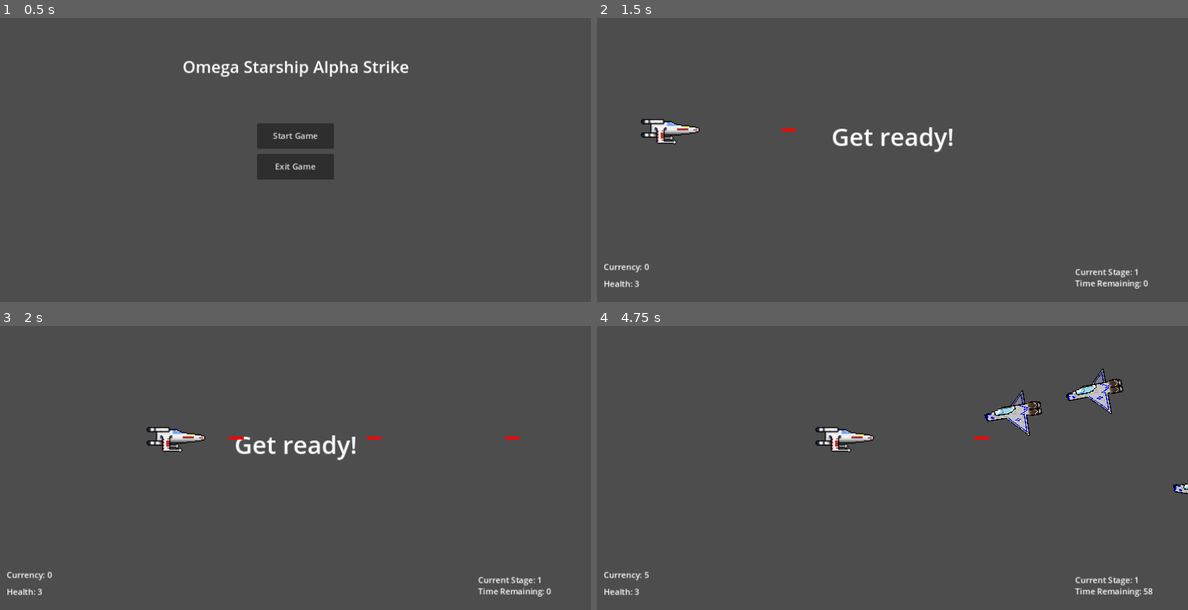
Above: before the commit, frames 1-4 (two rows, left to right).
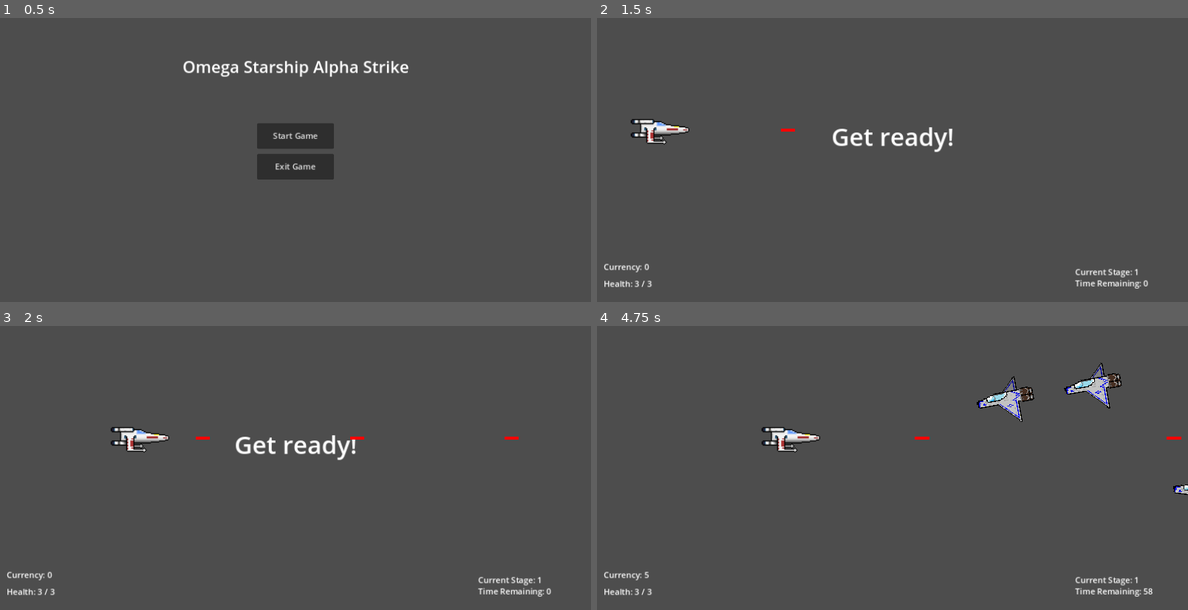
Above: after the commit, the same moments.

Repository: JesseGilbertVA/project-rename
Game: Godot game, scene res://start_menu.tscn
Two runs of this game, one before a commit and one after it. Both use one fixed random seed, a clock stepped at 60 frames per second and the inputs below.
Inputs:
- Up to frame 1 (0.5 s): no input
- Up to frame 2 (1.5 s): click "Start Game" at 0.5 s; tap Enter at 1.25 s; hold Right (move_right) from 1.28 s (still down); hold Space (shoot) from 1.28 s (still down)
- Up to frame 3 (2 s): keep holding Right (move_right); keep holding Space (shoot)
- Up to frame 4 (4.75 s): release Right (move_right) at 2.03 s; release Space (shoot) at 2.03 s; hold Down (move_down) 2.03-2.78 s; tap Space (shoot) at 2.1, 3.6 s; hold Right (move_right) 2.78-3.53 s; hold Space (shoot) 2.78-3.53 s; hold Up (move_up) 3.53-4.28 s; hold Left (move_left) from 4.28 s (still down); hold Space (shoot) from 4.28 s (still down)

Frame 1 is identical in both runs. In frame 2, 0.5% of the frame differs, in the area x 5-34%, y 35-95%; in frame 3, 1.0%; in frame 4, 2.7%, in the area x 7-100%, y 12-95%.
Error before the commit: Invalid assignment of property or key 'death_to_all' with value of type 'bool' on a base object of type 'Node (globals.gd)'. (res://StartMenu.gd:11)

Commit message:
player shield

Diff:
--- a/HUD.gd
+++ b/HUD.gd
@@ -8,7 +8,7 @@
 
 # Called every frame. 'delta' is the elapsed time since the previous frame.
 func _process(delta):
-	$Health.text = "Health: " + str(globals.player_health)
+	$Health.text = "Health: " + str(globals.player_health) + " / " + str(globals.max_player_health)
 	$Currency.text = "Currency: " + str(globals.player_currency)
 	$CurrentStage.text = "Current Stage: " + str(globals.stage_level)
 
--- a/Player.gd
+++ b/Player.gd
@@ -1,16 +1,20 @@
 extends Area2D
 
-@export var speed = 400
+@export var speed = 300
 @export var Bullet : PackedScene
 @export var TriLaser : PackedScene
 var screen_size
 var cooldown = 0.3
+var shield_active = false
 
 signal player_hit
 
 # Called when the node enters the scene tree for the first time.
 func _ready():
 	screen_size = get_viewport_rect().size
+	if globals.player_shield == true:
+		shield_active = true
+		$ShieldSprite.show()
 
 
 # Called every frame. 'delta' is the elapsed time since the previous frame.
@@ -30,7 +34,7 @@
 	#I have no idea what I am doing
 	velocity = velocity.normalized() * speed
 	position += velocity * delta
-	position.x = clamp(position.x, 30, screen_size.x - 30)
+	position.x = clamp(position.x, 50, screen_size.x - 50)
 	position.y = clamp(position.y, 30, screen_size.y - 30) #I DONT KNOW IF THIS IS THE BEST WAY TO HANDLE THIS KEEP IT IN MIND IF I NEED TO FIX IT
 	#position = position.clamp(Vector2.ZERO, screen_size) #SAVING THIS OLD LINE JUST IN CASE
 
@@ -42,17 +46,22 @@
 		2: #tri laser
 			if Input.is_action_pressed("shoot") and cooldown <= 0:
 				triple_shoot()
-				cooldown = 0.3
+				cooldown = 0.5
 		3: #death to all who enter laser
 			if Input.is_action_pressed("shoot"):
 				basic_shoot()
 
 
 func _on_body_entered(body):
-	print('player hit')
-	player_hit.emit()
-	globals.player_health -= 1
-	body.queue_free()
+	if shield_active == true:
+		$ShieldSprite.hide()
+		shield_active = false
+		body.queue_free()
+	else:
+		print('player hit')
+		player_hit.emit()
+		globals.player_health -= 1
+		body.queue_free()
 
 # lowercase b is a fucking horrible name for this variable, but basically all we are doing is declaring that as the bullet we are creating
 func basic_shoot():
--- a/StartMenu.gd
+++ b/StartMenu.gd
@@ -8,7 +8,7 @@
 	globals.stage_level = 1
 	globals.player_currency = 0
 	globals.max_player_health = 3
-	globals.death_to_all = false
+	globals.weapon_type = 1
 
 # Called every frame. 'delta' is the elapsed time since the previous frame.
 func _process(delta):
--- a/Store.gd
+++ b/Store.gd
@@ -9,20 +9,8 @@
 
 # Called every frame. 'delta' is the elapsed time since the previous frame.
 func _process(delta):
-	$Health.text = "Health: " + str(globals.player_health)
+	$Health.text = "Health: " + str(globals.player_health) + " / " + str(globals.max_player_health)
 	$Currency.text = "Currency: " + str(globals.player_currency)
-
-
-func _on_button_pressed():
-	print("Deducted player currency by 10.")
-	globals.player_currency -= 10
-	print("Playern now has: " + str(globals.player_currency))
-
-
-func _on_button_2_pressed():
-	print("Deducted player currency by 5.")
-	globals.player_currency -= 5
-	print("Playern now has: " + str(globals.player_currency))
 
 
 func _on_next_stage_pressed():
@@ -59,6 +47,12 @@
 
 
 func _on_tri_laser_pressed():
-	if globals.player_currency >= 5000 and globals.weapon_type != 2:
+	if globals.player_currency >= 3333 and globals.weapon_type != 2:
 		globals.weapon_type = 2
-		globals.player_currency -= 5000
+		globals.player_currency -= 3333
+
+
+func _on_player_shield_pressed():
+	if globals.player_currency >= 1000 and globals.player_shield == false:
+		globals.player_shield = true
+		globals.player_currency -= 1000
--- a/globals.gd
+++ b/globals.gd
@@ -2,12 +2,13 @@
 
 #Global variables
 var stage_level = 1
-var player_currency = 50000
+var player_currency = 500000
 var player_health = 3
 var max_player_health = 3 #Technically an upgradable item but whatever
 
 #Weapons/Upgrades/PowerUps
 var weapon_type = 1 #We need to document which weapon type belongs to which number association
+var player_shield = false
 
 # Called when the node enters the scene tree for the first time.
 func _ready():
--- a/hud.tscn
+++ b/hud.tscn
@@ -6,6 +6,7 @@
 script = ExtResource("1_65rpq")
 
 [node name="GetReady" type="Label" parent="."]
+top_level = true
 anchors_preset = 8
 anchor_left = 0.5
 anchor_top = 0.5
@@ -21,6 +22,7 @@
 text = "Get ready!"
 
 [node name="Currency" type="Label" parent="."]
+top_level = true
 offset_left = 13.0
 offset_top = 568.0
 offset_right = 92.0
@@ -28,6 +30,7 @@
 text = "Currency: "
 
 [node name="Health" type="Label" parent="."]
+top_level = true
 offset_left = 13.0
 offset_top = 601.0
 offset_right = 73.0
@@ -38,6 +41,7 @@
 wait_time = 2.0
 
 [node name="TimeRemaining" type="Label" parent="."]
+top_level = true
 offset_left = 932.0
 offset_top = 600.0
 offset_right = 1065.0
@@ -45,6 +49,7 @@
 text = "Time Remaining: "
 
 [node name="CurrentStage" type="Label" parent="."]
+top_level = true
 offset_left = 932.0
 offset_top = 578.0
 offset_right = 1065.0
--- a/player.tscn
+++ b/player.tscn
@@ -1,9 +1,10 @@
-[gd_scene load_steps=9 format=3 uid="uid://ofgyhkajy7qp"]
+[gd_scene load_steps=10 format=3 uid="uid://ofgyhkajy7qp"]
 
 [ext_resource type="Script" path="res://Player.gd" id="1_eiyoc"]
 [ext_resource type="PackedScene" uid="uid://c8gqagxs6ltvt" path="res://player_laser.tscn" id="2_ga1q8"]
 [ext_resource type="Texture2D" uid="uid://daeeix3q1oqoy" path="res://Sprite-0003edit.png" id="3_1u03q"]
 [ext_resource type="Texture2D" uid="uid://hr3r7bsaoiqv" path="res://laser.png" id="3_bpi42"]
+[ext_resource type="Texture2D" uid="uid://b6enf34l2l5fi" path="res://player_shield.png" id="5_tplfh"]
 
 [sub_resource type="GDScript" id="GDScript_l0f5h"]
 script/source = "extends Area2D
@@ -69,4 +70,10 @@
 [node name="LaserSpawn" type="Marker2D" parent="."]
 position = Vector2(82, 0)
 
+[node name="ShieldSprite" type="Sprite2D" parent="."]
+visible = false
+position = Vector2(6, 0)
+scale = Vector2(0.52, 0.52)
+texture = ExtResource("5_tplfh")
+
 [connection signal="body_entered" from="." to="." method="_on_body_entered"]
--- a/store.tscn
+++ b/store.tscn
@@ -12,25 +12,6 @@
 offset_bottom = 241.0
 text = "Increase Max Health
 Cost: 2000"
-
-[node name="Button" type="Button" parent="."]
-offset_left = 822.0
-offset_top = 23.0
-offset_right = 1053.0
-offset_bottom = 181.0
-text = "Deduct currency by 10"
-
-[node name="Button2" type="Button" parent="."]
-anchors_preset = -1
-anchor_left = -0.909
-anchor_top = -1.902
-anchor_right = -0.909
-anchor_bottom = -1.902
-offset_left = 1866.17
-offset_top = 1432.5
-offset_right = 2097.17
-offset_bottom = 1590.5
-text = "Deduct currency by 5"
 
 [node name="NextStage" type="Button" parent="."]
 anchors_preset = -1
@@ -91,12 +72,19 @@
 offset_right = 203.0
 offset_bottom = 388.0
 text = "Tri Laser
-Cost: 5000"
+Cost: 3333"
+
+[node name="PlayerShield" type="Button" parent="."]
+offset_left = 16.0
+offset_top = 404.0
+offset_right = 203.0
+offset_bottom = 458.0
+text = "Shield
+Cost: 1000"
 
 [connection signal="pressed" from="IncreaseMaxHP" to="." method="_on_increase_max_hp_pressed"]
-[connection signal="pressed" from="Button" to="." method="_on_button_pressed"]
-[connection signal="pressed" from="Button2" to="." method="_on_button_2_pressed"]
 [connection signal="pressed" from="NextStage" to="." method="_on_next_stage_pressed"]
 [connection signal="pressed" from="DeathToAll" to="." method="_on_death_to_all_pressed"]
 [connection signal="pressed" from="RestoreHP" to="." method="_on_restore_hp_pressed"]
 [connection signal="pressed" from="TriLaser" to="." method="_on_tri_laser_pressed"]
+[connection signal="pressed" from="PlayerShield" to="." method="_on_player_shield_pressed"]
Binary file added: player_shield.png
Not shown, added: player_shield.png.import
